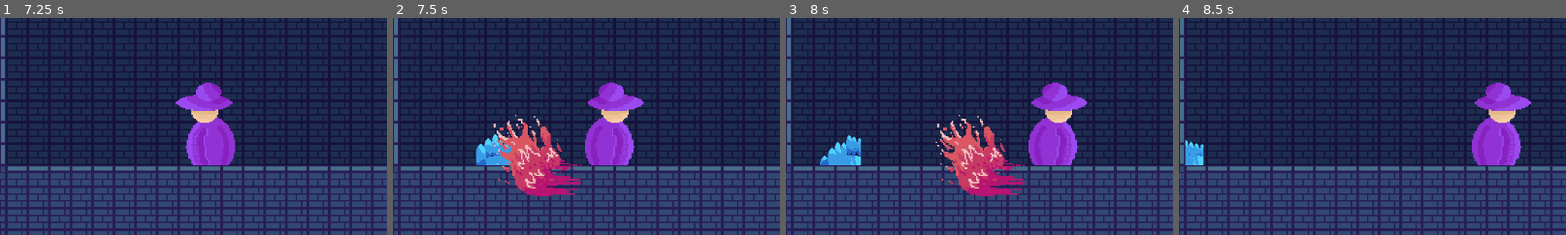
Above: before the commit, frames 1-4 (left to right).
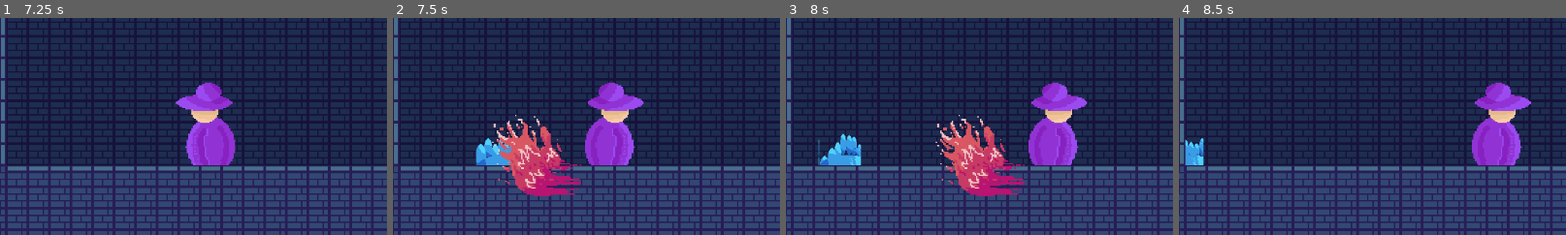
Above: after the commit, the same moments.

Repository: PjotrNik/shefjam
Game: Godot game, scene res://scenes/start_page.tscn
Same seed, same stepped clock (60 frames per second), same inputs: the game is played once before the commit and once after it.
Inputs:
- Up to frame 1 (7.25 s): click "Start" at 0.5 s; hold D (move_right) 1.28-2.78 s; tap Space (dash) at 1.35, 3.6, 5.85 s; tap W (jump) at 1.52, 2.27, 3.77, 4.52, 5.27, 6.77 s; tap S (melee_attack) at 2.1, 4.35, 6.6 s; hold A (move_left) 2.78-5.03 s; tap Shift (ranged_attack) at 2.85, 5.1 s; hold D (move_right) from 5.03 s (still down)
- Up to frame 2 (7.5 s): keep holding D (move_right); tap Shift (ranged_attack) at 7.35 s
- Up to frame 3 (8 s): keep holding D (move_right); tap W (jump) at 7.52 s
- Up to frame 4 (8.5 s): keep holding D (move_right); tap Space (dash) at 8.1 s; tap W (jump) at 8.27 s
The pictures show only the part of the screen within x 8-57%, y 50-100%; the shares and areas given below are measured in that part.

Frame 1 is identical in both runs. In frame 2, 0.1% of the frame differs, in the area x 25-28%, y 53-64%; in frame 3, 0.3%, in the area x 8-20%, y 53-68%; in frame 4, less than 0.1%.

Commit message:
add windup sprite

Diff:
--- a/scenes/shockwave.tscn
+++ b/scenes/shockwave.tscn
@@ -85,7 +85,7 @@
 scale = Vector2(0.984375, 0.96875)
 sprite_frames = SubResource("SpriteFrames_32lff")
 autoplay = "default"
-frame_progress = 0.0146416
+frame_progress = 0.317951
 
 [node name="Timer" type="Timer" parent="."]
 
Binary file added: Sprites/wizard_windup.png
Not shown, added: Sprites/wizard_windup.png.import
